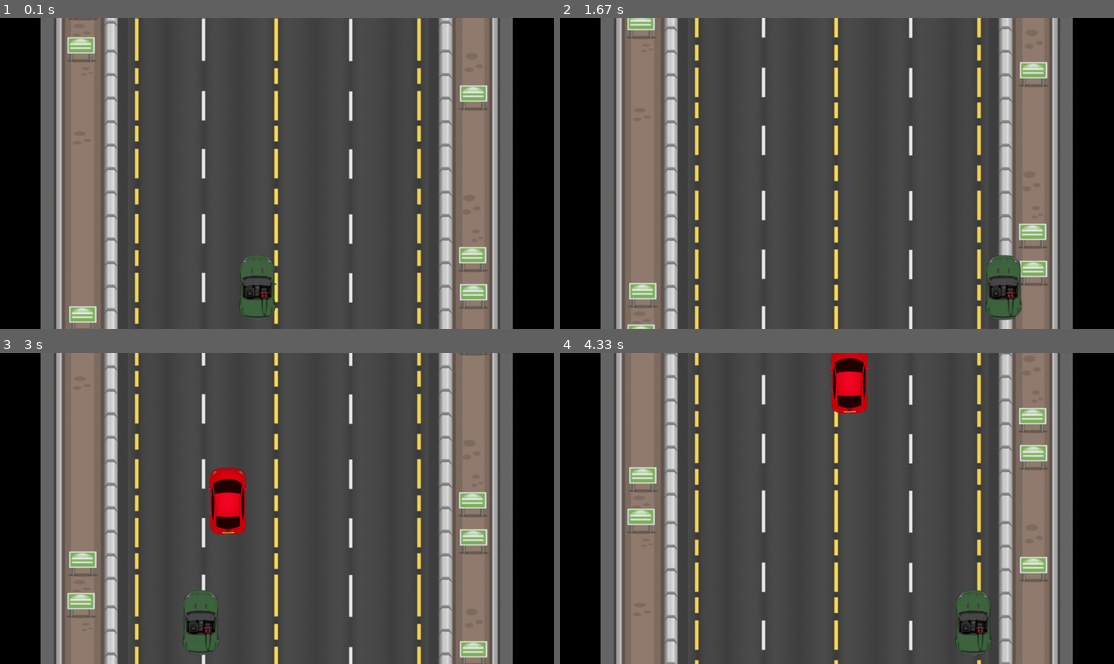
Above: before the commit, frames 1-4 (two rows, left to right).
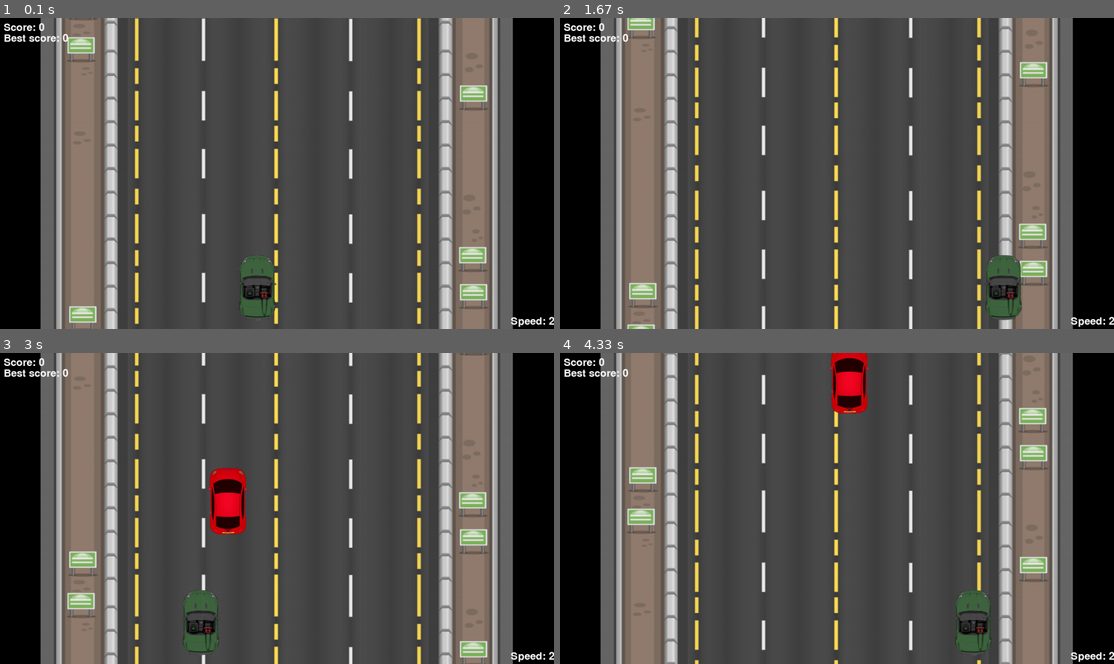
Above: after the commit, the same moments.

Repository: KidIsKing/TheFastestCar
Game: pygame game, started from racing_game_oop.py
Two runs of this game, one before a commit and one after it. Both use one fixed random seed, a clock stepped at 60 frames per second and the inputs below.
Inputs:
- Up to frame 1 (0.1 s): no input
- Up to frame 2 (1.67 s): hold Right 0.33-0.8 s; hold Up 0.83-1.13 s; hold Right 1.17-1.63 s
- Up to frame 3 (3 s): hold Left 1.67-2.2 s; hold Down 2.23-2.53 s; hold Left 2.57-2.97 s
- Up to frame 4 (4.33 s): tap Space at 3.4 s; hold Right from 3.73 s (still down)

The runs differ from the first frame. In frame 1, 0.4% of the frame differs, in the area x 0-100%, y 1-100%; in frame 2, 0.4%; in frame 3, 0.4%; in frame 4, 0.4%.

Commit message:
show speed and score on display

Diff:
--- a/racing_game_oop.py
+++ b/racing_game_oop.py
@@ -50,6 +50,7 @@
         self.image = image
         self.rect = self.image.get_rect(topleft=(x, y))
         self.speed = speed
+        self.scored = False
 
     def update(self, world_speed=0):
         self.rect.y += self.speed + world_speed
@@ -108,6 +109,9 @@
         self.road = Road()
         self.enemies = []
         self.running = True
+        self.start_score = 0
+        self.score = 0
+        self.best_score = self.start_score
         self.last_spawn_time = pygame.time.get_ticks()
         self.spawn_interval = 2000
         self.player_speed = 2
@@ -144,6 +148,8 @@
         keys = pygame.key.get_pressed()
         self.player.update(keys)
 
+        self.check_points()
+
         now = pygame.time.get_ticks()
         if now - self.last_spawn_time >= self.spawn_interval:
             self.spawn_enemy()
@@ -162,6 +168,7 @@
             enemy.draw(self.display)
 
         self.player.draw(self.display)
+        self.show_score_and_speed()
         pygame.display.flip()
 
     def get_collision_enemy(self):
@@ -191,6 +198,24 @@
                         self.enemies.clear()
                         self.player.reset()
                         self.player_speed = self.start_speed
+                        self.score = self.start_score
+
+    def check_points(self):
+        for enemy in self.enemies:
+            if not enemy.scored and self.player.rect.bottom < enemy.rect.top:
+                self.score += 1
+                enemy.scored = True
+        self.best_score = max(self.score, self.best_score)
+
+    def show_score_and_speed(self):
+        font = pygame.font.SysFont(None, 36)
+        score_text = font.render(f"Score: {self.score}", True, (255, 255, 255))
+        best_score_text = font.render(f"Best score: {self.best_score}", True, (255, 255, 255))
+        self.display.blit(score_text, (10, 10))
+        self.display.blit(best_score_text, (10, 35))
+
+        speed_text = font.render(f"Speed: {self.player_speed}", True, (255, 255, 255))
+        self.display.blit(speed_text, (WIDTH - 100, HEIGHT - 30))
 
     def run(self):
         while self.running:
